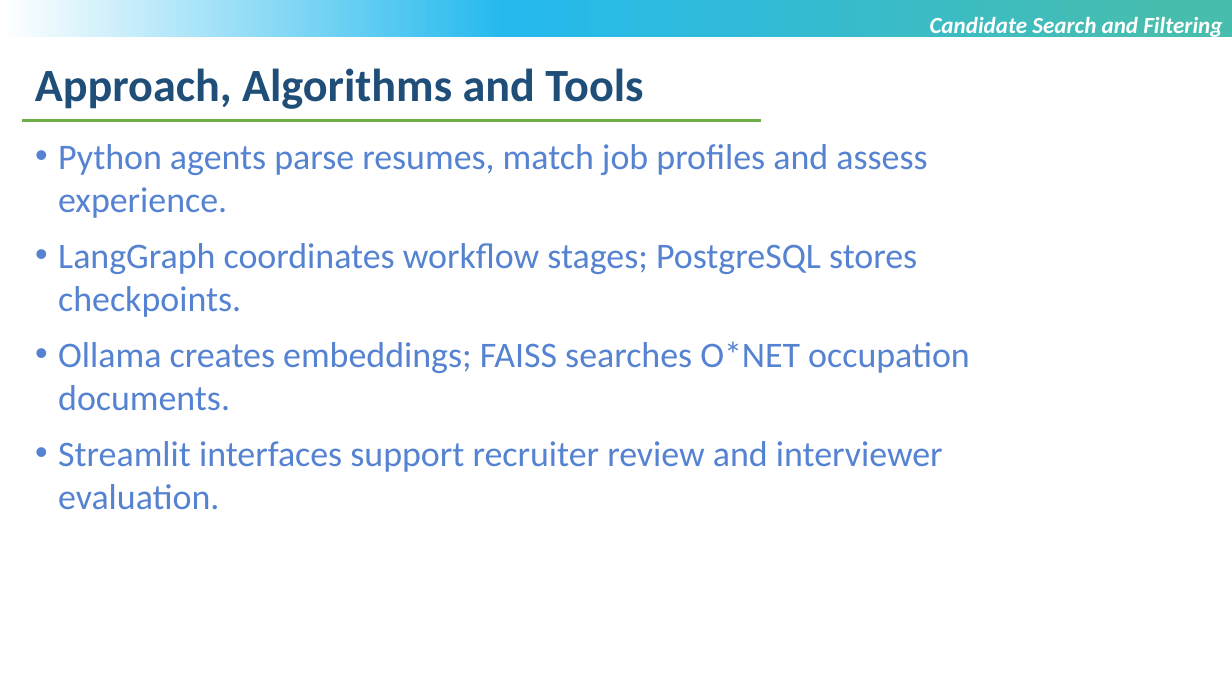
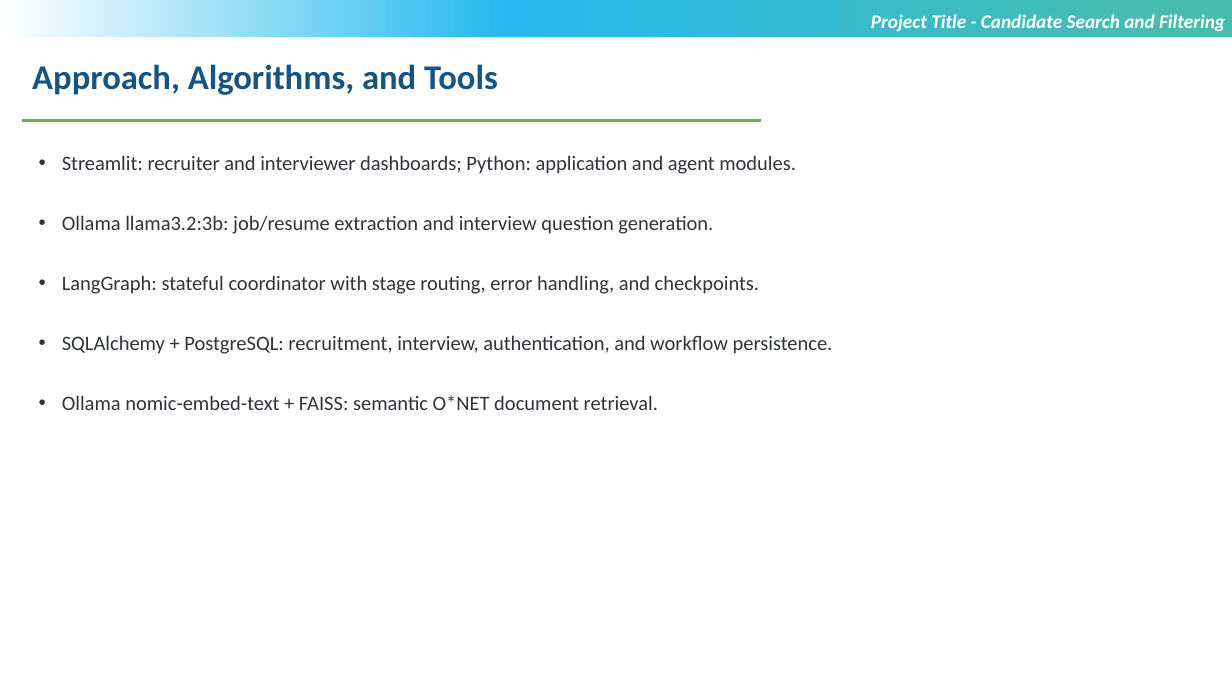
Before and after one commit to sammangigopichand/Candidate-Search-and-Filtering-using-Agentic-AI, a slide deck: slide 7 of Sammangi Gopi Chand_T9929_Review 3.pptx. Drawn at 1232x693 pixels with LibreOffice and Linux fonts; fonts in the diff are those of the drawing; background and template pictures are left out. Boxes give left, top, right and bottom in pixels: in the first picture for what was removed or moved away, otherwise in the second. Text is boxed around its words. In the diff, an @@ line names an element or a change of style, - is before the commit and + after.

```diff
--- a/Sammangi Gopi Chand_T9929_Review 3.pptx
+++ b/Sammangi Gopi Chand_T9929_Review 3.pptx
@@ text at box(871, 14, 1225, 32): text changed; size 18 to 15 pt @@
-Candidate Search and Filtering
+Project Title - Candidate Search and Filtering
@@ text at box(32, 64, 498, 95): text changed; size 36 to 27 pt; text colour #1F4E79 to #175481 @@
-Approach, Algorithms and Tools
+Approach, Algorithms, and Tools
@@ text at box(62, 155, 833, 410): text changed; size 28 to 16 pt; text colour #5583D1 to #30343B @@
-• Python agents parse resumes, match job profiles and assess experience.
-• LangGraph coordinates workflow stages; PostgreSQL stores checkpoints.
-• Ollama creates embeddings; FAISS searches O*NET occupation documents.
-• Streamlit interfaces support recruiter review and interviewer evaluation.
+• Streamlit: recruiter and interviewer dashboards; Python: application and agent modules.
+• Ollama llama3.2:3b: job/resume extraction and interview question generation.
+• LangGraph: stateful coordinator with stage routing, error handling, and checkpoints.
+• SQLAlchemy + PostgreSQL: recruitment, interview, authentication, and workflow persistence.
+• Ollama nomic-embed-text + FAISS: semantic O*NET document retrieval.
```
Also in this commit, not shown: 9 other slides changed, 10 slides added, 1 slide removed, 2 other files.
